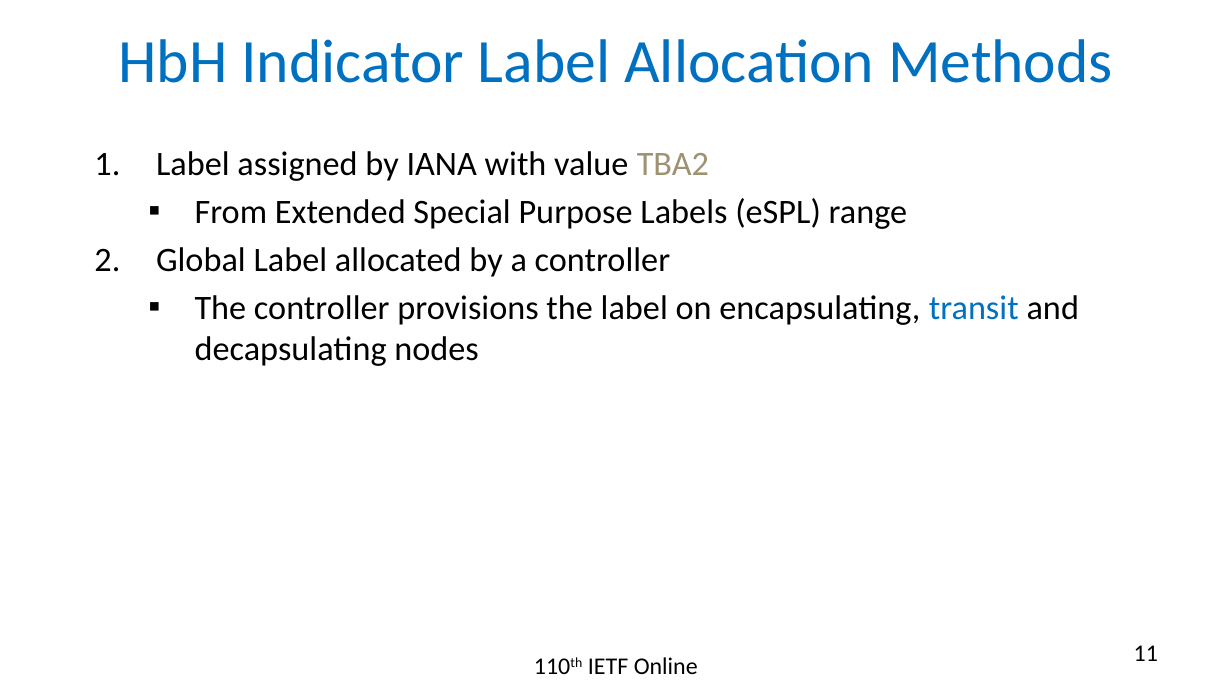
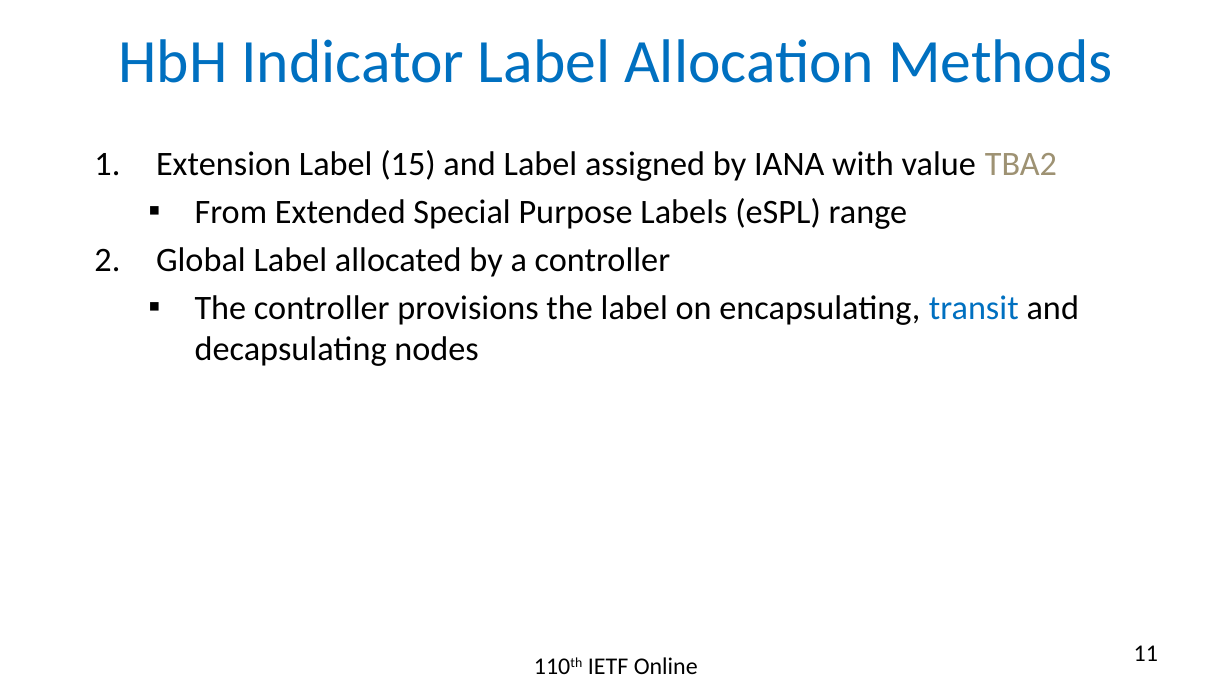
Before and after one commit to rakgandhi/ietf-slides, a slide deck: slide 11 of draft-gandhi-mpls-ioam-sr-05.pptx. Drawn at 1232x693 pixels with LibreOffice and Linux fonts; fonts in the diff are those of the drawing. Boxes give left, top, right and bottom in pixels: in the first picture for what was removed or moved away, otherwise in the second. Text is boxed around its words. In the diff, an @@ line names an element or a change of style, - is before the commit and + after.

```diff
--- a/draft-gandhi-mpls-ioam-sr-05.pptx
+++ b/draft-gandhi-mpls-ioam-sr-05.pptx
@@ text at box(156, 150, 1057, 181): text changed @@
-1. Label assigned by IANA with value TBA2
+1. Extension Label (15) and Label assigned by IANA with value TBA2
```
Also in this commit, not shown: 3 other slides changed, 5 slides added, 1 other file.
